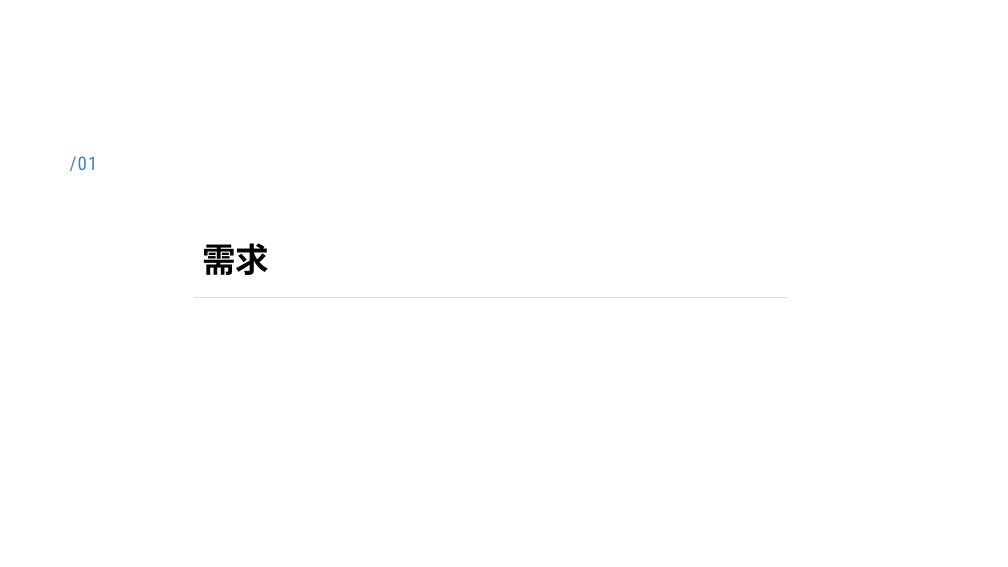
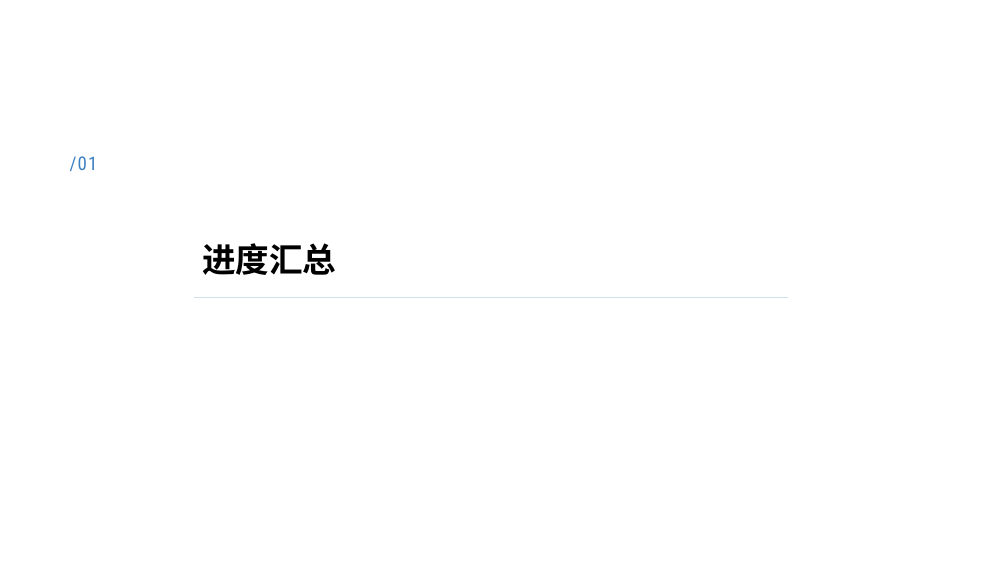
Before and after one commit to NJU610/NJUTesting, a slide deck: slide 3 of 文档/汇报ppt/6.6汇报.pptx. Drawn at 1008x567 pixels with LibreOffice and Linux fonts; fonts in the diff are those of the drawing; background and template pictures are left out. Boxes give left, top, right and bottom in pixels: in the first picture for what was removed or moved away, otherwise in the second. Text is boxed around its words. In the diff, an @@ line names an element or a change of style, - is before the commit and + after.

```diff
--- a/文档/汇报ppt/6.6汇报.pptx
+++ b/文档/汇报ppt/6.6汇报.pptx
@@ title at bbox=[202, 243, 336, 275]: text changed @@
-需求
+进度汇总
```
Also in this commit, not shown: 8 other slides changed, 7 slides added, 7 slides removed.
